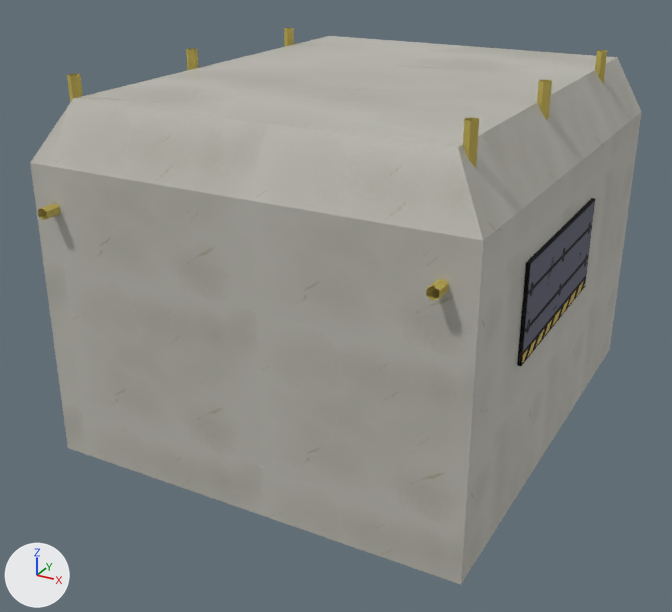
One commit to the FBX model Assets/Models/tramwaj/trawjamMati.fbx: the scene before it, then after it.
The view is the same before and after, from a 50 mm lens placed at (3.3, -6.97, 3.11), pointed at (-0.17, -0.66, -0.04). Arrows for +X, +Y and +Z are at lower left; the lights stay in place. The first picture is the older version. Where no turn or scale is listed for an object, it has been applied to the vertices. Vertices at exactly the same position are counted once.

Before the edit, the objects in view are built like this:
```python
ob_counterfront = bpy.data.objects.new('counterFront', me_cube_025)
ob_counterfront.location = (1.184, -0.325, -0.339)
ob_cylinder_015 = bpy.data.objects.new('Cylinder.015', me_cylinder_032)
ob_cylinder_015.location = (1.431, -0.545, 1.498)
ob_cylinder_017 = bpy.data.objects.new('Cylinder.017', me_cylinder_039)
ob_cylinder_017.location = (-1.568, -0.545, 1.498)
ob_drzwi_okno = bpy.data.objects.new('drzwi_okno', me_plane_004)
ob_drzwi_okno.location = (1.668, -0.669, 0.588)
ob_lampkaprzyokniebaza = bpy.data.objects.new('lampkaPrzyOknieBaza', me_cube_045)
ob_lampkaprzyokniebaza.location = (1.52, 0.248, 0.524)
ob_railprzod = bpy.data.objects.new('railPrzod', me_cylinder_031)
ob_railprzod.location = (1.431, -0.33, 1.053)
ob_railtyl = bpy.data.objects.new('railTyl', me_cylinder_038)
ob_railtyl.location = (-1.568, -0.33, 1.053)
ob_salatkioslona = bpy.data.objects.new('salatkiOslona', me_cube_049)
ob_salatkioslona.location = (1.432, -0.076, 0.263)
ob_tramwaj = bpy.data.objects.new('tramwaj', me_cube_055)
ob_tramwaj.location = (-0.052, -0.33, 0.209)
# me_cube_055
# before: 24 (1.72, 0.41, 0.0), 25 (1.72, 0.41, 0.75) at pixel (589, 200), 26 (1.71, -1.07, 0.75) at pixel (529, 259), 27 (1.72, -1.07, 0.0), 32 (1.57, -1.07, 0.0)
# before: 33 (1.57, 0.41, 0.0), 34 (1.57, 0.41, 0.75), 35 (1.57, -1.07, 0.75)
```
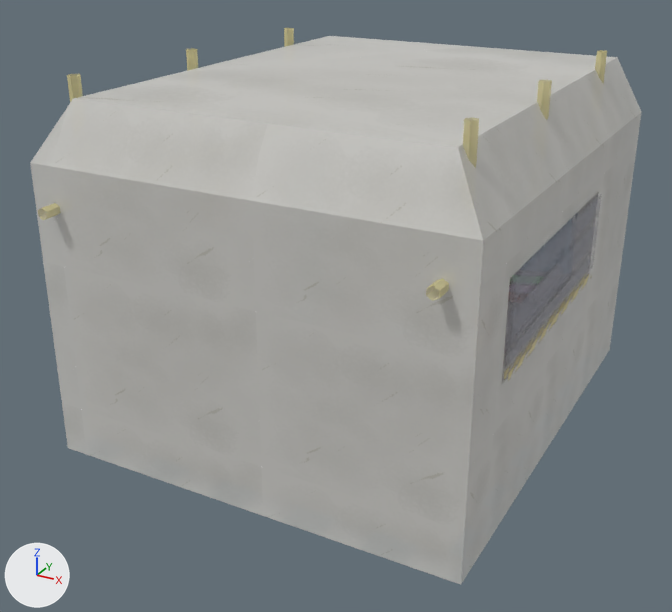
What differs and where, as boxes [x1, y1, x2, y2] in the pictures (672 x 612 px; the box of a moved part takes in the faces that stretch with it):
'tramwaj', surface changed, reshaped: [30, 36, 642, 585] in both
'drzwi_okno', surface changed, rescaled: before [517, 198, 595, 366]; after [504, 274, 592, 380]
'counterFront', surface changed: [504, 270, 574, 354] in both
'Cylinder.015', surface changed: [463, 50, 607, 168] in both
'Cylinder.017', surface changed: [67, 28, 294, 102] in both
'salatkiOslona', surface changed: [528, 265, 562, 304] in both
'railPrzod', surface changed (yellow to beige): [426, 278, 449, 301] in both
'railTyl', surface changed (yellow to beige): [38, 203, 60, 220] in both
'lampkaPrzyOknieBaza', surface changed: [571, 212, 578, 258] in both
'drzwi_tram', surface changed: [529, 239, 550, 260] in both
part 2 of me_cube_055, moved or reshaped: [461, 112, 642, 584] in both

The change, as a list of edits to the scene's bpy script:
```text
Change img_scianatxt_png:
    img_scianatxt_png: load_image('scianatxt.png', 'scianatxt.png', 1000, 1000, 'sRGB') -> load_image('scianatxt.png', 'scianatxt.png', 1000, 1000, 'Non-Color')
Change img_foodtrucktrimsheet_png:
    img_foodtrucktrimsheet_png: load_image('Foodtrucktrimsheet.png', 'Foodtrucktrimsheet.png', 4000, 4000, 'sRGB') -> load_image('Foodtrucktrimsheet.png', 'Foodtrucktrimsheet.png', 4000, 4000, 'Non-Color')
Change mat_material_002:
    add n3 = _N.new('ShaderNodeTexImage'); n3.name = 'Image Texture.001'
    add n3.image = img_scianatxt_png
    where n2 = _N.new('ShaderNodeTexImage'); n2.name = 'Image Texture'
    where n0 = _N.new('ShaderNodeBsdfPrincipled'); n0.name = 'Principled BSDF'
    remove _L.new(n2.outputs[1], n0.inputs[4])  # 'Alpha' to 'Alpha'
    add _L.new(n3.outputs[0], n0.inputs[4])  # 'Color' to 'Alpha'
Change mat_foodtrucktrimsheet:
    add n3 = _N.new('ShaderNodeTexImage'); n3.name = 'Image Texture.001'
    add n3.image = img_foodtrucktrimsheet_png
    add n3.extension = 'EXTEND'
    where n2 = _N.new('ShaderNodeTexImage'); n2.name = 'Image Texture'
    where n0 = _N.new('ShaderNodeBsdfPrincipled'); n0.name = 'Principled BSDF'
    remove _L.new(n2.outputs[1], n0.inputs[4])  # 'Alpha' to 'Alpha'
    add _L.new(n3.outputs[0], n0.inputs[4])  # 'Color' to 'Alpha'
Change me_cube_055:
    where me_cube_055.from_pydata(...)  # 40 vertices, 32 faces; spans x -1.73..1.73, y -1.97..1.97, z -1.23..1.6
    used by ob_tramwaj; location = (-0.052, -0.33, 0.209)
    me_cube_055 part 2
    add for i in [26, 27, 32, 35]: me_cube_055.vertices[i].co += Vector((0.0, -0.37, 0.0))
    add for i in [24, 25, 33, 34]: me_cube_055.vertices[i].co += Vector((0.0, 0.27, 0.0))
Change me_plane_004:
    used by ob_drzwi_okno; location = (1.668, -0.669, 0.588)
    remove me_plane_004.from_pydata(...)  # 8 vertices, 6 faces; spans x 0.0..0.03, y -0.8..0.8, z -0.37..0.37
    add me_plane_004.from_pydata(...)  # 8 vertices, 6 faces; spans x 0.0..0.03, y -1.1..1.02, z -0.37..0.37
    me_plane_004 part 1: the whole mesh is scaled about its middle by (1, 1.32, 1), then moved by (0.0, -0.04, 0.0)
```
